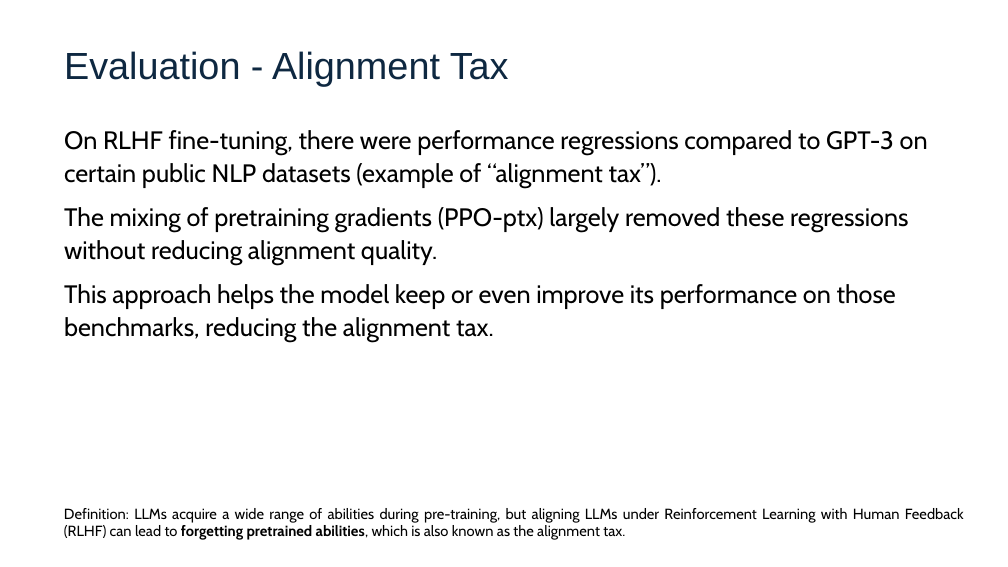
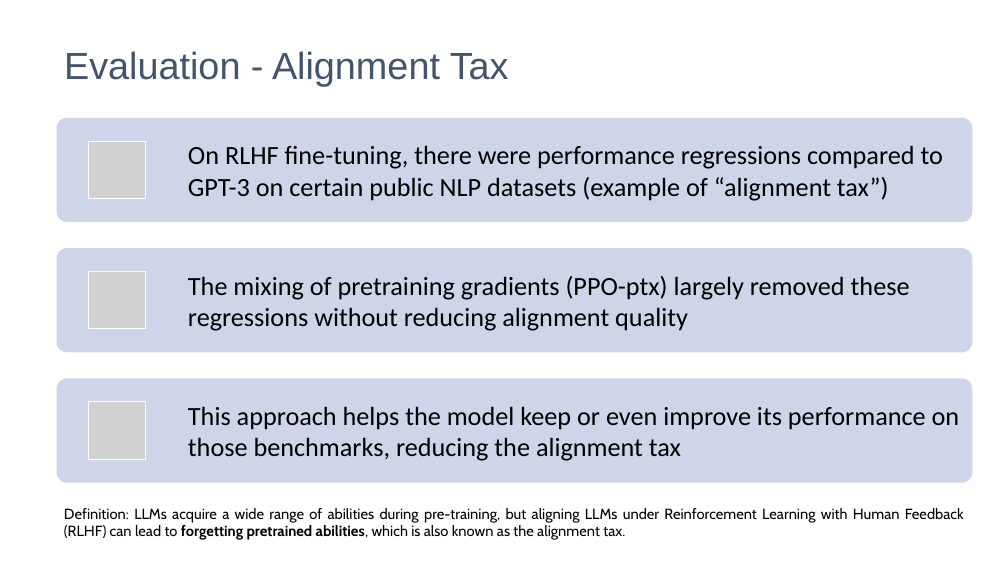
Before and after one commit to logus2k/genai_paper, a slide deck: slide 20 of final/final_version.pptx. Drawn at 1008x567 pixels with LibreOffice and Linux fonts; fonts in the diff are those of the drawing; grey boxes stand for pictures. Boxes give left, top, right and bottom in pixels: in the first picture for what was removed or moved away, otherwise in the second. Text is boxed around its words. In the diff, an @@ line names an element or a change of style, - is before the commit and + after.

Commit message:
Insert a template and update the presentation styles [R. Kayseller]

```diff
--- a/final/final_version.pptx
+++ b/final/final_version.pptx
@@ title "Evaluation - Alignment Tax" at <box>64,51,509,86</box>: text colour #0E2841 to #44546A @@
@@ text removed at <box>64,130,928,343</box> @@
-On RLHF fine-tuning, there were performance regressions compared to GPT-3 on certain public NLP datasets (example of “alignment tax”).
-The mixing of pretraining gradients (PPO-ptx) largely removed these regressions without reducing alignment quality.
-This approach helps the model keep or even improve its performance on those benchmarks, reducing the alignment tax.
@@ group added at <box>57,118,972,483</box>: 3 rounded rectangles, 3 pictures, 3 texts @@
+On RLHF fine-tuning, there were performance regressions compared to GPT-3 on certain public NLP datasets (example of “alignment tax”)
+The mixing of pretraining gradients (PPO-ptx) largely removed these regressions without reducing alignment quality
+This approach helps the model keep or even improve its performance on those benchmarks, reducing the alignment tax
```
Also in this commit, not shown: 26 other slides changed, 1 other file.
